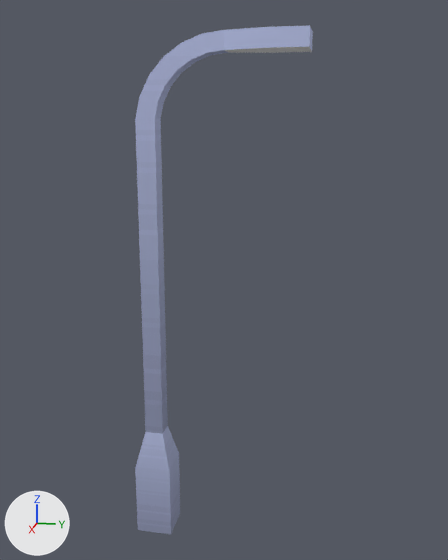
The glTF model assets/models/light-curved.glb, before and after one commit.
One viewpoint serves both versions: a 50 mm camera at (0.772, 0.251, 0.564) aimed at (-0.009, 0.095, 0.369). The lights are fixed; the arrows at lower left show +X, +Y and +Z. The picture after the commit comes second.

Objects in the first picture: 'light-curved'.
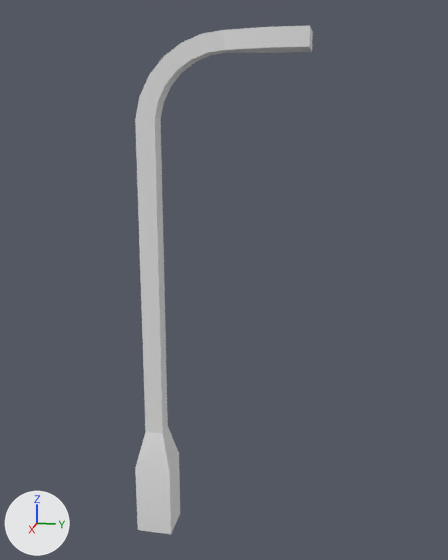
What differs and where, as boxes [x1, y1, x2, y2] in the pictures (448 x 560 px):
'light-curved', recoloured (blue to white): [135, 25, 313, 534] in both

What changed in the scene script:
```text
Change me_light_curved:
    where me_light_curved.from_pydata(...)  # 50 vertices, 92 faces; spans x -0.025..0.025, y -0.025..0.2, z 0.0..0.675
    remove me_light_curved.materials.append(mat_colormap)
```
